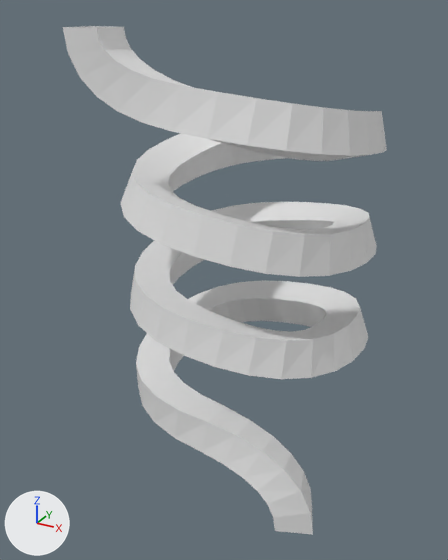
Two versions of the Blender file Assets/Models/spiral_track_2.blend, one commit apart.
Camera for both pictures: a camera (50 mm lens) standing at (14.5, -12.4, 4.1) and looking at (3.2, 8.2, -6.2). The axes (+X, +Y, +Z) are drawn at lower left. The lights are the same throughout. The same objects are shown in both versions, whatever each file hides.

Before the edit, the objects in view are built like this:
```python
cu_nurbspath_001 = bpy.data.curves.new('NurbsPath.001', 'CURVE')
cu_nurbspath_001.dimensions = '3D'
_sp = cu_nurbspath_001.splines.new('NURBS'); _sp.points.add(15)
_sp.points.foreach_set('co', [0.0, 0.0, 3.0, 1.0, 0.0, 0.0, 1.0, 1.0, 8.0, 0.0, 0.0, 1.0, 8.0, 8.0, -1.0, 1.0, 0.0, 8.0, -2.0, 1.0, 0.0, 0.0, -3.0, 1.0, 8.0, 0.0, -4.0, 1.0, 8.0, 8.0, -5.0, 1.0, 0.0, 8.0, -6.0, 1.0, 0.0, 0.0, -7.0, 1.0, 8.0, 0.0, -8.0, 1.0, 8.0, 8.0, -9.0, 1.0, 0.0, 8.0, -10.0, 1.0, 0.0, 0.0, -11.0, 1.0, 8.0, 0.0, -12.0, 1.0, 8.0, 0.0, -14.5, 1.0])
_sp.points.foreach_set('tilt', [-2.35, -2.35, -2.86, -2.86, -3.48, -3.61, -3.61, -4.07, -4.36, -4.36, -4.71, -5.11, -5.14, -5.11, -5.734, -5.735])
_sp.order_u = 3
_sp.order_v = 0
_sp.resolution_u = 6
_sp.use_endpoint_u = True
_sp.use_smooth = False
cu_nurbspath_001.use_path = True
cu_nurbspath_001.use_path_clamp = True
cu_nurbspath_001.bevel_resolution = 0
cu_nurbspath_001.bevel_depth = 1.0
cu_nurbspath_001.resolution_u = 6
cu_nurbspath_001.fill_mode = 'FULL'
ob_spiralpath = bpy.data.objects.new('SpiralPath', cu_nurbspath_001)
ob_spiralpath.location = (0.0, 5.0, 0.5)
```
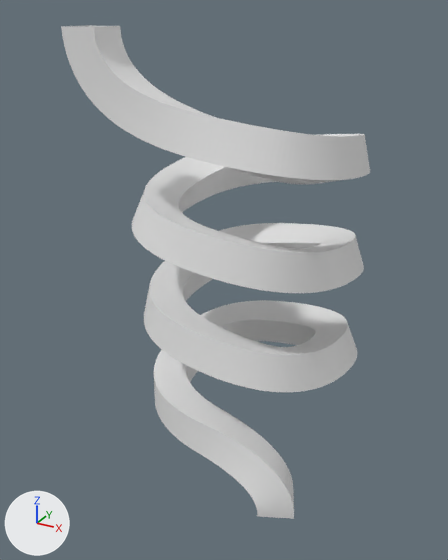
What differs and where, as boxes (x1, y1, x2, y2) in the pictures (448 x 560 px):
```json
{"object": "SpiralPath", "change": "reshaped", "before": [63, 26, 387, 534], "after": [61, 25, 370, 519]}
```

Edits to the scene script, one JSON object a line:
```json
{"block": "cu_nurbspath_001", "where": "_sp = cu_nurbspath_001.splines.new('NURBS'); _sp.points.add(15)"}
{"op": "set", "path": "_sp.resolution_u", "old": "6", "new": "64"}
{"op": "add", "block": "cu_nurbspath_001", "code": "cu_nurbspath_001.offset = -1.0"}
{"op": "set", "path": "cu_nurbspath_001.resolution_u", "old": "6", "new": "64"}
```
